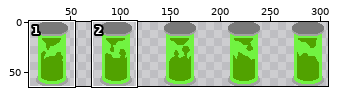
Sprite sheet, stored at src/assets/img/decor/tube.png. The picture above shows the old version from afar; the outline marks the close-up.
Close-up. Earlier state:
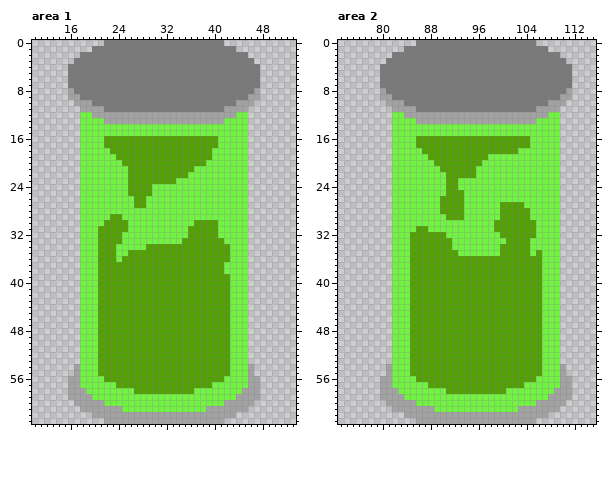
The file is 320x64 pixels. Shown: area 1: x 10..53, y 0..63; area 2: x 73..115, y 0..63. The wide view leaves out empty margins. The commit also changed other parts of the picture, which this record leaves out.
And afterwards:
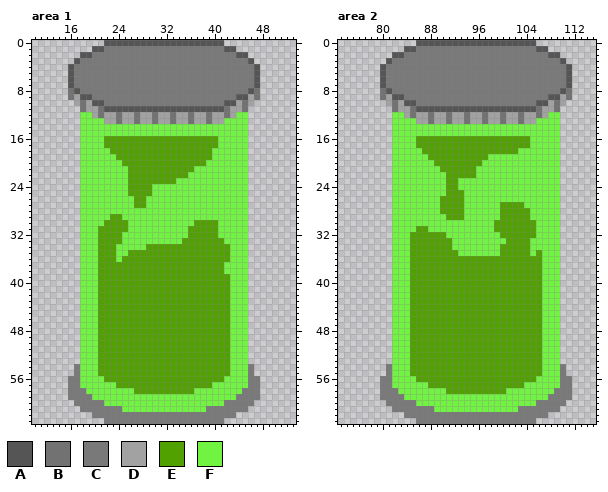
Palette (. is transparent): A #555555  B #727272  C #797979  D #a2a2a2  E #51a200  F #71f341
Change:
Area 1:
y 0: x 22..41 CCCCCCCCCCCCCCCCCCCC -> AAAAAAAAAAAAAAAAAAAA
y 1: x 20..21 CC -> AA; x 42..43 CC -> AA
y 2: x 18..19 CC -> AA; x 44..45 CC -> AA
y 3: x 17 C -> A; x 46 C -> A
y 4..7: x 16 C -> A; x 47 C -> A
y 8: x 16..17 DC -> BA; x 46..47 CD -> AB
y 9: x 16 D -> B; x 18..19 CC -> AA; x 44..45 CC -> AA; x 47 D -> B
y 10: x 18 D -> B; x 20..21 CC -> AA; x 42..43 CC -> AA; x 45 D -> B
y 11: x 18 D -> B; x 21..42 DCCCCCCCCCCCCCCCCCCCCD -> BAAAAAAAAAAAAAAAAAAAAB; x 45 D -> B
y 12: x 21 D -> B; x 24 D -> B; x 27 D -> B; x 30 D -> B; x 33 D -> B; x 36 D -> B; x 39 D -> B; x 42 D -> B
y 13: x 24 D -> B; x 27 D -> B; x 30 D -> B; x 33 D -> B; x 36 D -> B; x 39 D -> B
y 54..55: x 17 D -> C; x 46 D -> C
y 56..57: x 16..17 DD -> CC; x 46..47 DD -> CC
y 58: x 16..18 DDD -> CCC; x 45..47 DDD -> CCC
y 59: x 16..19 DDDD -> CCCC; x 44..47 DDDD -> CCCC
y 60: x 17..21 DDDDD -> CCCCC; x 42..46 DDDDD -> CCCCC
y 61: x 18..24 DDDDDDD -> CCCCCCC; x 39..45 DDDDDDD -> CCCCCCC
y 62: x 20..43 DDDDDDDDDDDDDDDDDDDDDDDD -> CCCCCCCCCCCCCCCCCCCCCCCC
y 63: x 22..41 DDDDDDDDDDDDDDDDDDDD -> CCCCCCCCCCCCCCCCCCCC
Area 2:
y 0: x 86..105 CCCCCCCCCCCCCCCCCCCC -> AAAAAAAAAAAAAAAAAAAA
y 1: x 84..85 CC -> AA; x 106..107 CC -> AA
y 2: x 82..83 CC -> AA; x 108..109 CC -> AA
y 3: x 81 C -> A; x 110 C -> A
y 4..7: x 80 C -> A; x 111 C -> A
y 8: x 80..81 DC -> BA; x 110..111 CD -> AB
y 9: x 80 D -> B; x 82..83 CC -> AA; x 108..109 CC -> AA; x 111 D -> B
y 10: x 82 D -> B; x 84..85 CC -> AA; x 106..107 CC -> AA; x 109 D -> B
y 11: x 82 D -> B; x 85..106 DCCCCCCCCCCCCCCCCCCCCD -> BAAAAAAAAAAAAAAAAAAAAB; x 109 D -> B
y 12: x 85 D -> B; x 88 D -> B; x 91 D -> B; x 94 D -> B; x 97 D -> B; x 100 D -> B; x 103 D -> B; x 106 D -> B
y 13: x 88 D -> B; x 91 D -> B; x 94 D -> B; x 97 D -> B; x 100 D -> B; x 103 D -> B
y 54..55: x 81 D -> C; x 110 D -> C
y 56..57: x 80..81 DD -> CC; x 110..111 DD -> CC
y 58: x 80..82 DDD -> CCC; x 109..111 DDD -> CCC
y 59: x 80..83 DDDD -> CCCC; x 108..111 DDDD -> CCCC
y 60: x 81..85 DDDDD -> CCCCC; x 106..110 DDDDD -> CCCCC
y 61: x 82..88 DDDDDDD -> CCCCCCC; x 103..109 DDDDDDD -> CCCCCCC
y 62: x 84..107 DDDDDDDDDDDDDDDDDDDDDDDD -> CCCCCCCCCCCCCCCCCCCCCCCC
y 63: x 86..105 DDDDDDDDDDDDDDDDDDDD -> CCCCCCCCCCCCCCCCCCCC
Where, in picture pixels (left, top, right, bottom), the same in both close-ups:
changed: (68, 40, 260, 124)
changed: (68, 364, 260, 424)
changed: (380, 40, 572, 124)
changed: (380, 364, 572, 424)
